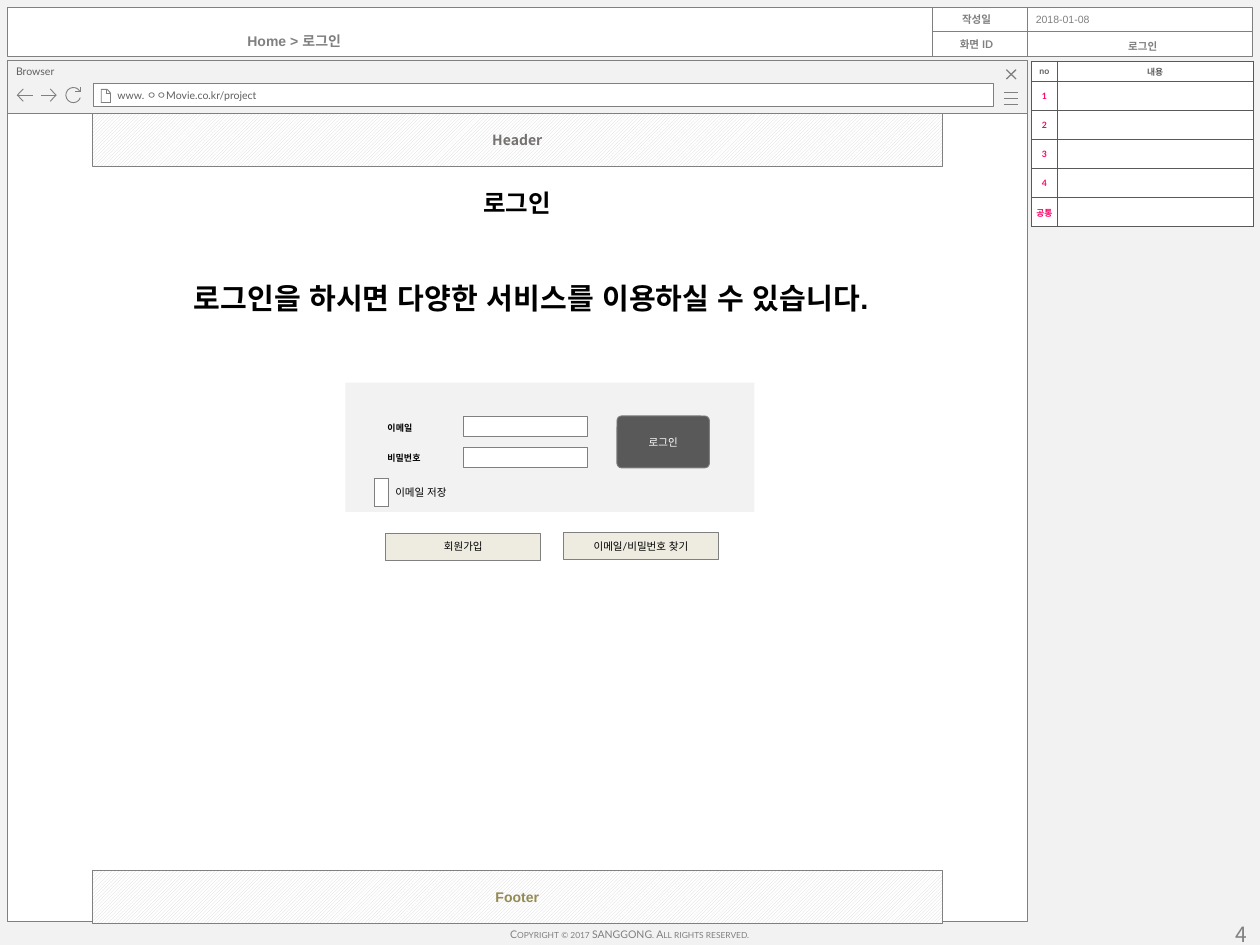
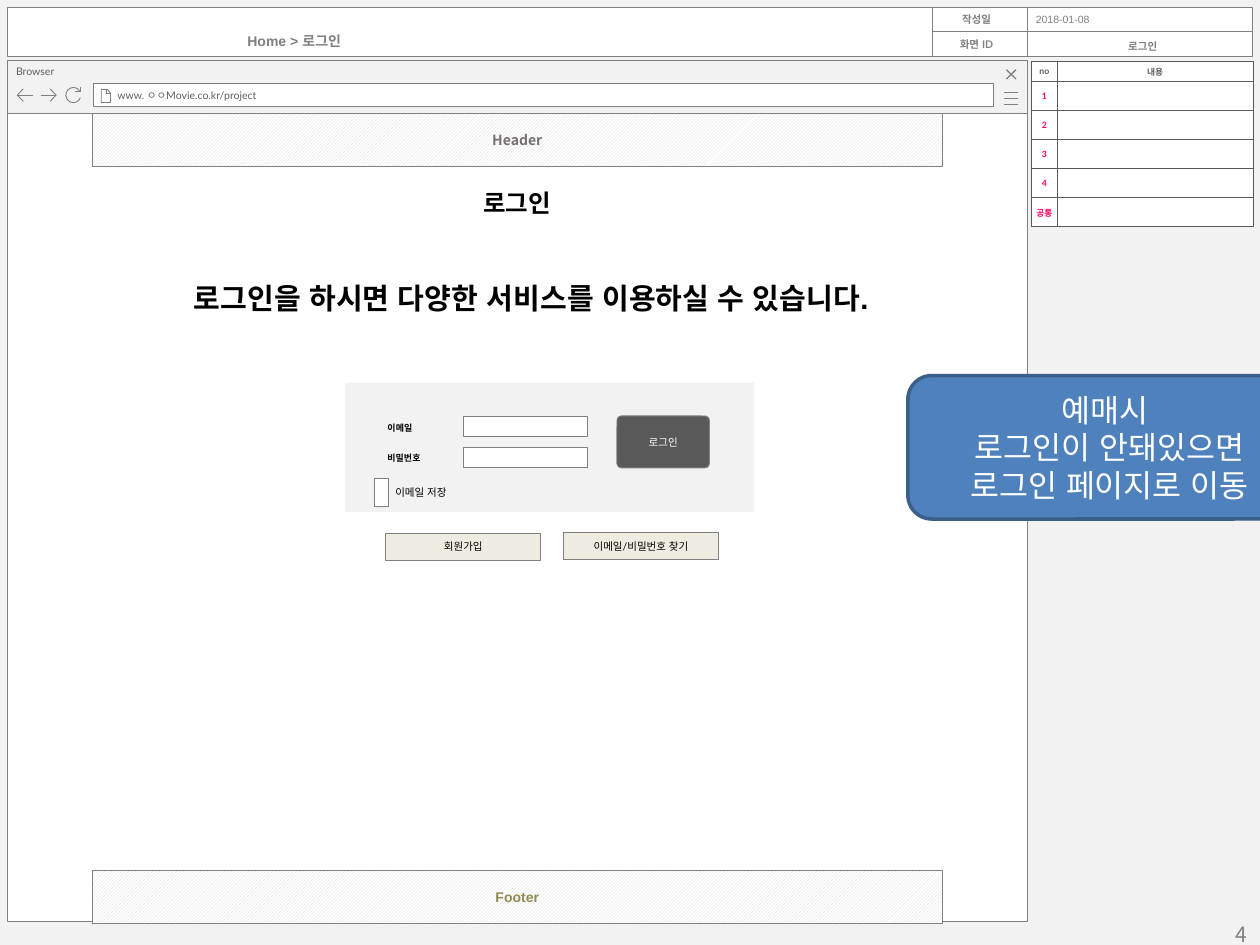
Before and after one commit to mingu-seo/java1, a slide deck: slide 4 of plan/영화-회원(미완성).pptx. Drawn at 1260x945 pixels with LibreOffice and Linux fonts; fonts in the diff are those of the drawing. Boxes give left, top, right and bottom in pixels: in the first picture for what was removed or moved away, otherwise in the second. Text is boxed around its words. In the diff, an @@ line names an element or a change of style, - is before the commit and + after.

Commit message:
회원정보수정 edit 추가(미완성) 로그인 추가

```diff
--- a/plan/영화-회원(미완성).pptx
+++ b/plan/영화-회원(미완성).pptx
@@ rounded rectangle added at <box>907,375,1260,519</box>, fill #4F81BD, outline #3A5F8C 2 pt, 18 pt, text #FFFFFF @@
+예매시
+로그인이 안돼있으면
+로그인 페이지로 이동
@@ text removed at <box>570,930,749,938</box> @@
-Copyright © 2017 SANGGONG. All rights reserved.
```
Also in this commit, not shown: 9 other slides changed, 12 other files.
